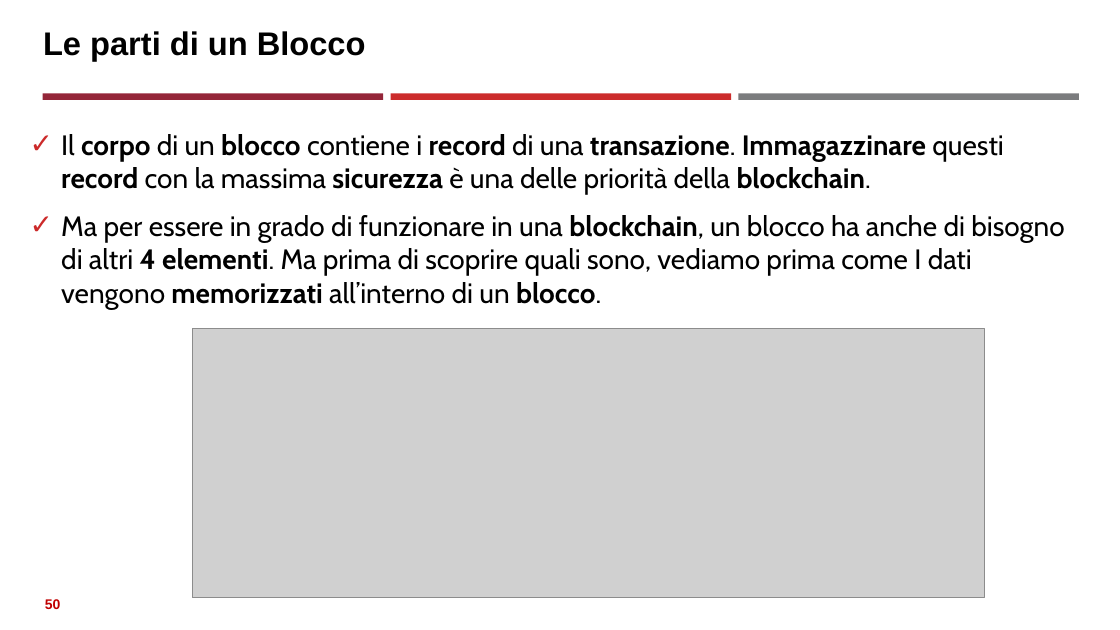
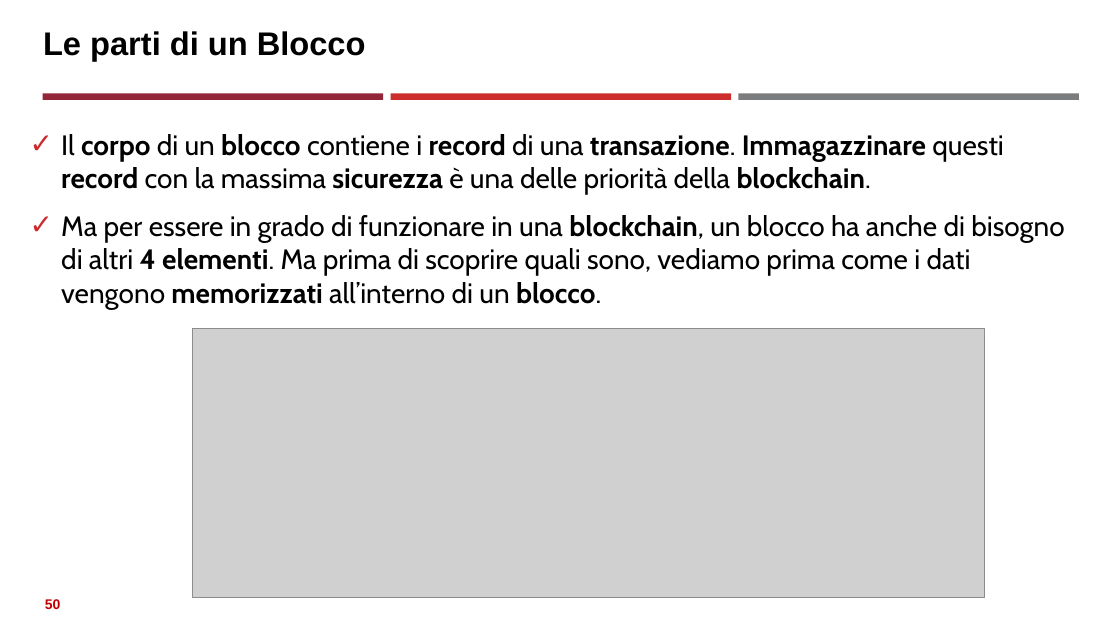
Before and after one commit to neural1977/data_science_interview_material, a slide deck: slide 50 of Assicurazioni/Distributed Ledger Technology_ita.pptx. Drawn at 1120x630 pixels with LibreOffice and Linux fonts; fonts in the diff are those of the drawing; grey boxes stand for pictures. Boxes give left, top, right and bottom in pixels: in the first picture for what was removed or moved away, otherwise in the second. Text is boxed around its words. In the diff, an @@ line names an element or a change of style, - is before the commit and + after.

```diff
--- a/Assicurazioni/Distributed Ledger Technology_ita.pptx
+++ b/Assicurazioni/Distributed Ledger Technology_ita.pptx
@@ text at box(61, 215, 1064, 309): text changed @@
-✓ Ma per essere in grado di funzionare in una blockchain, un blocco ha anche di bisogno di altri 4 elementi. Ma prima di scoprire quali sono, vediamo prima come I dati vengono memorizzati all’interno di un blocco.
+✓ Ma per essere in grado di funzionare in una blockchain, un blocco ha anche di bisogno di altri 4 elementi. Ma prima di scoprire quali sono, vediamo prima come i dati vengono memorizzati all’interno di un blocco.
```
Also in this commit, not shown: 3 other slides changed, 1 other file.
